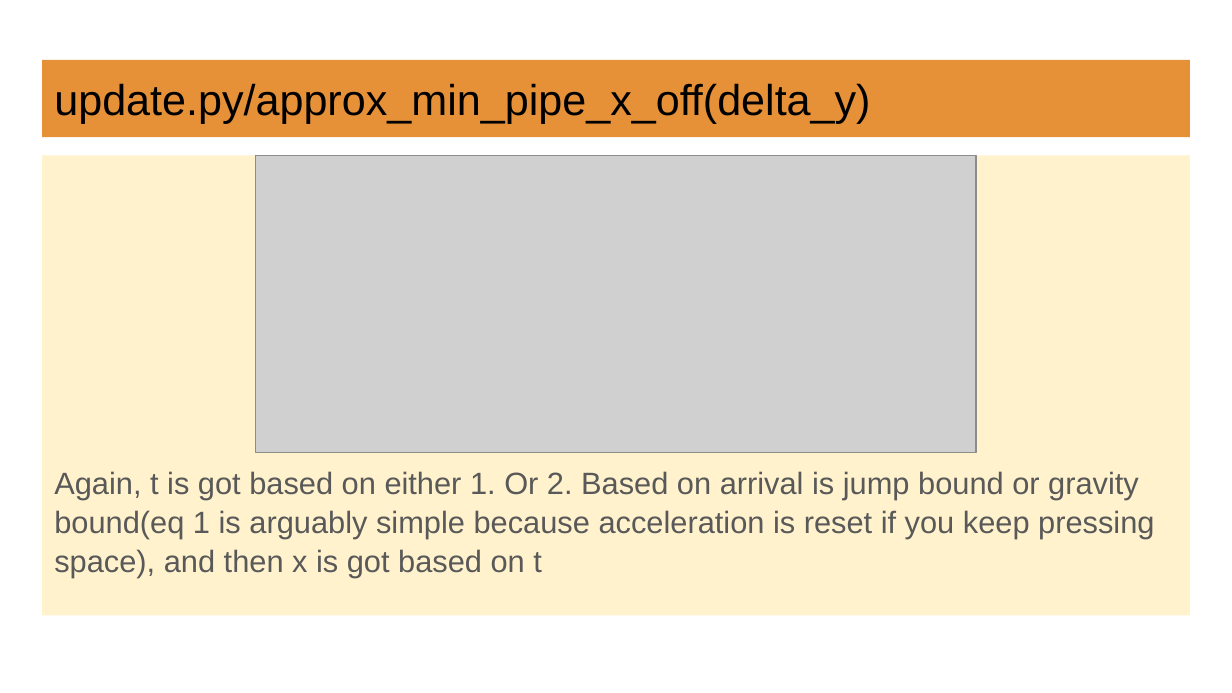
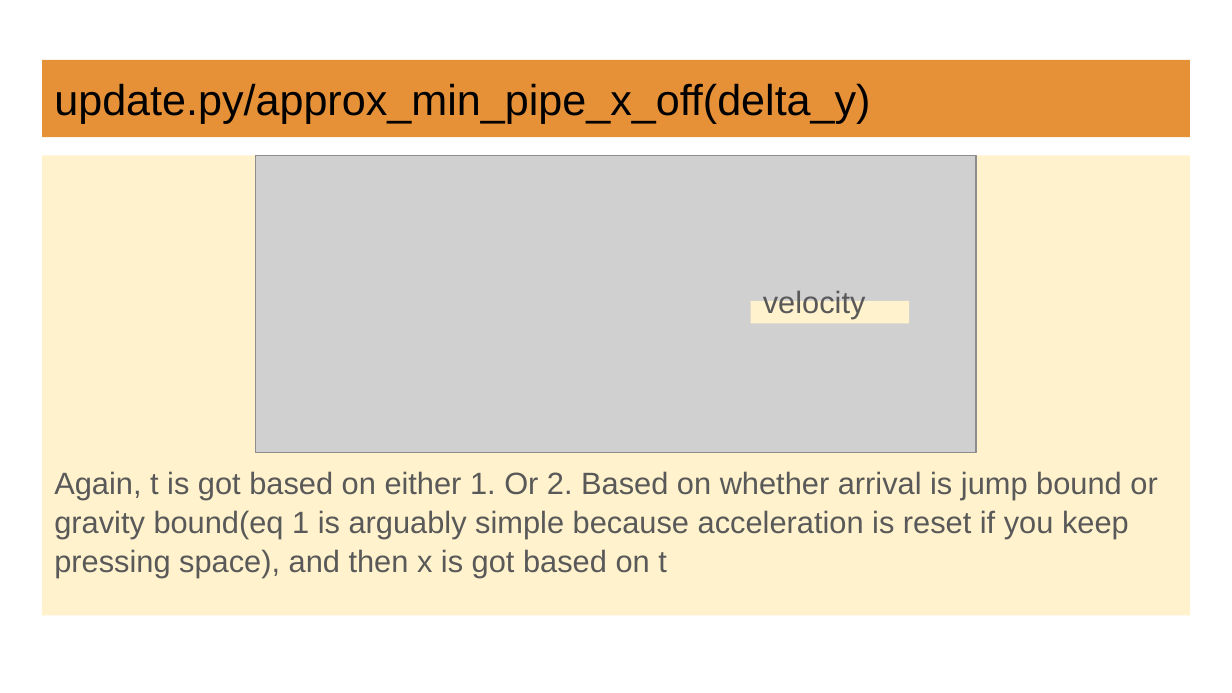
Before and after one commit to Rusomati/flappy_bird, a slide deck: slide 27 of flappy bird documentation.pptx. Drawn at 1232x693 pixels with LibreOffice and Linux fonts; fonts in the diff are those of the drawing; grey boxes stand for pictures. Boxes give left, top, right and bottom in pixels: in the first picture for what was removed or moved away, otherwise in the second. Text is boxed around its words. In the diff, an @@ line names an element or a change of style, - is before the commit and + after.

```diff
--- a/flappy bird documentation.pptx
+++ b/flappy bird documentation.pptx
@@ rectangle added at [750,301,909,323], fill #FFF2CC, 18 pt, text #595959 @@
+velocity
@@ text at [54,471,1157,578]: text changed @@
-Again, t is got based on either 1. Or 2. Based on arrival is jump bound or gravity bound(eq 1 is arguably simple because acceleration is reset if you keep pressing space), and then x is got based on t
+Again, t is got based on either 1. Or 2. Based on whether arrival is jump bound or gravity bound(eq 1 is arguably simple because acceleration is reset if you keep pressing space), and then x is got based on t
```
Also in this commit, not shown: 23 other slides changed, 1 other file.
